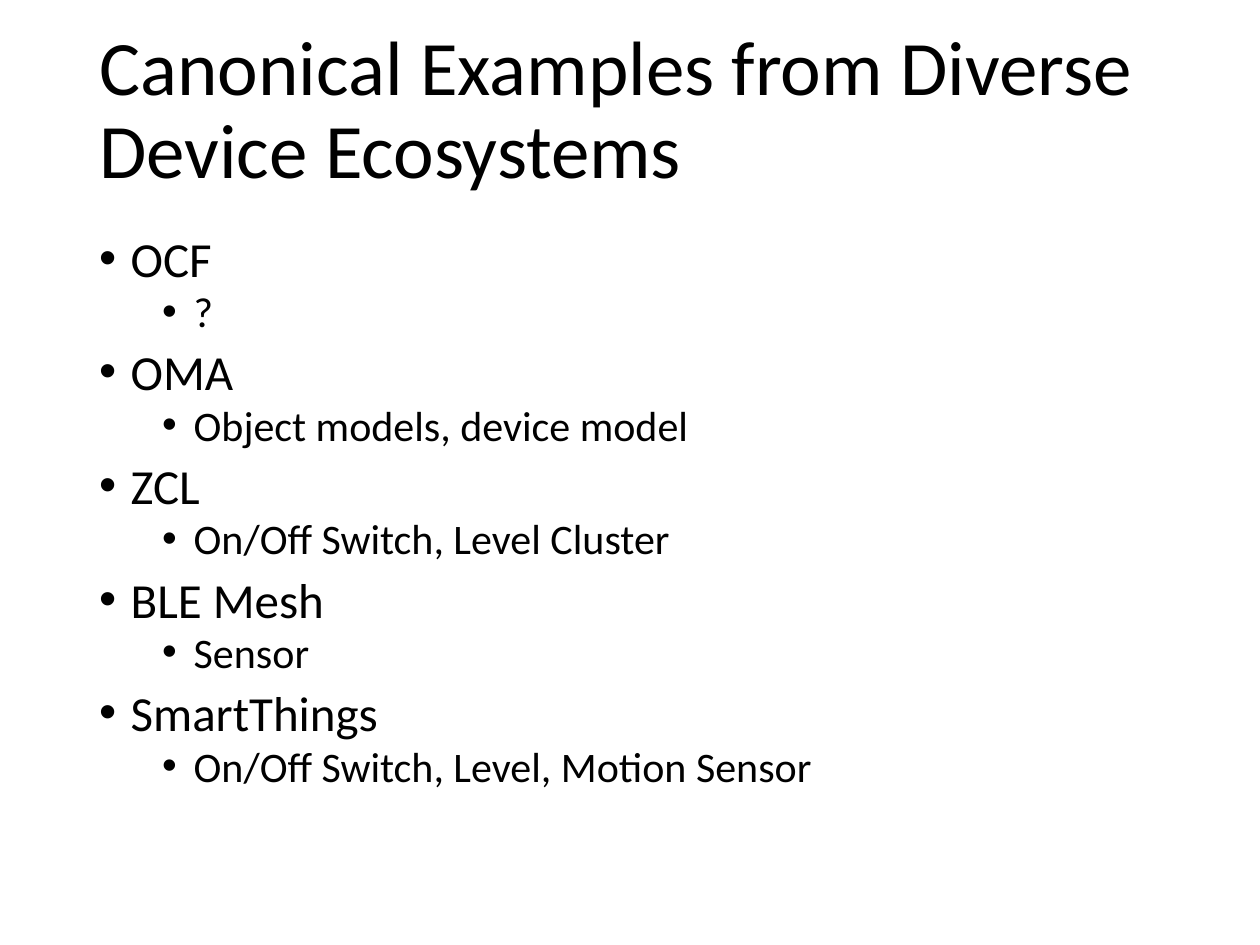
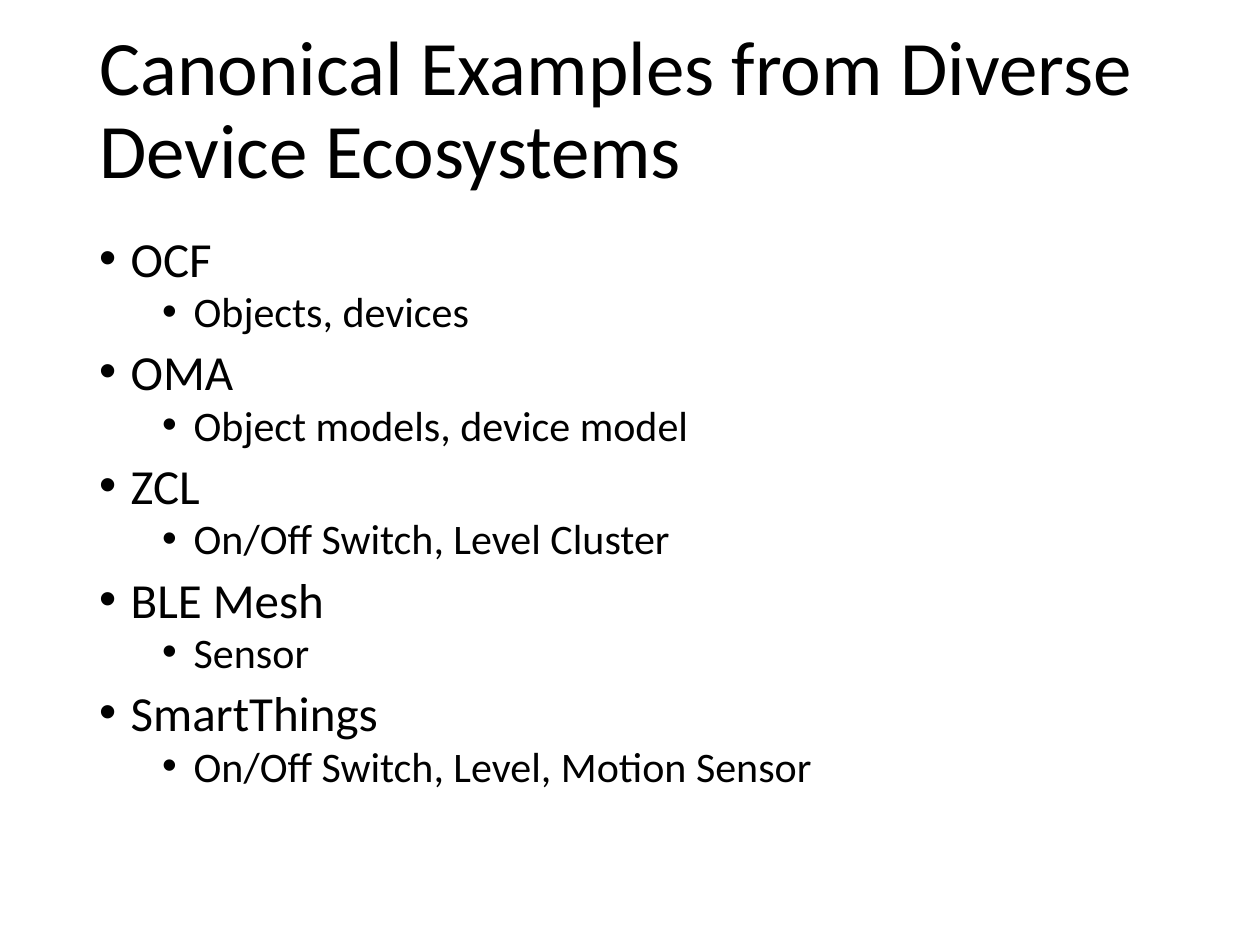
Before and after one commit to one-data-model/Conference2020, a slide deck: slide 5 of Session 10.pptx. Drawn at 1260x945 pixels with LibreOffice and Linux fonts; fonts in the diff are those of the drawing. Boxes give left, top, right and bottom in pixels: in the first picture for what was removed or moved away, otherwise in the second. Text is boxed around its words. In the diff, an @@ line names an element or a change of style, - is before the commit and + after.

```diff
--- a/Session 10.pptx
+++ b/Session 10.pptx
@@ text at (194, 297, 469, 335): text changed @@
-  • ?
+  • Objects, devices
```
Also in this commit, not shown: 2 other slides changed, 12 other files.
